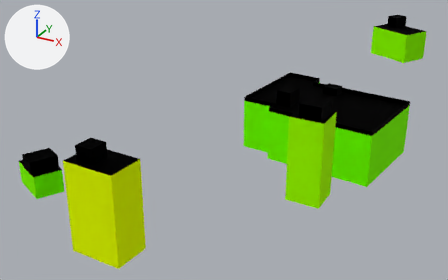
What one commit did to the glTF model web/public/assets/cities/tokyo/tiles/-1_4.bld.glb.
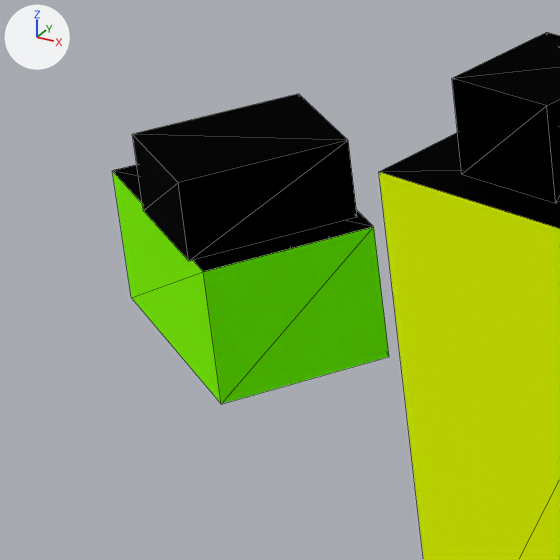
Old and new are each drawn whole from a 50 mm camera at (24.7, 981.6, 57.0) aimed at (-45.2, 1108.8, -6.6) and again close up on the part from 0% to 21% of the width and 47% to 80% of the height. The axes (+X, +Y, +Z) are drawn at upper left. The lights are the same throughout. The older version's two pictures come first. The close-ups show mesh edges as thin lines. Where no turn or scale is listed for an object, it has been applied to the vertices. Vertices at exactly the same position are counted once.

In view in the first close-up: '-1_4'.
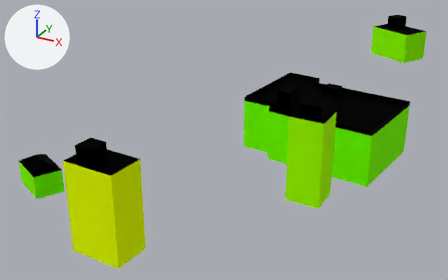
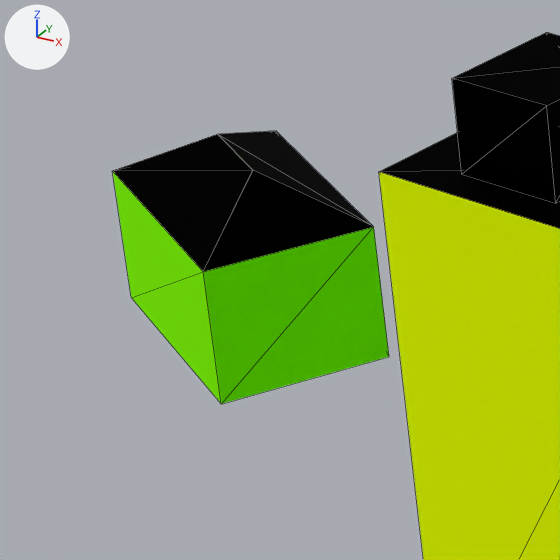
Boxes (x1, y1, x2, y2) around the edits, measured in the close-ups (560 x 560 px; the box of a moved part takes in the faces that stretch with it):
part 1 of me_1_4, deleted: before (113, 165, 374, 271)
part 2 of me_1_4, moved or reshaped: before (132, 94, 357, 261); after (113, 131, 374, 272)

Patch to the scene script:
```diff
--- a/web/public/assets/cities/tokyo/tiles/-1_4.bld.glb.py
+++ b/web/public/assets/cities/tokyo/tiles/-1_4.bld.glb.py
@@ me_1_4 @@
 # used by ob_1_4; location = (-33.15, 1122.46, 7.58)
-me_1_4.from_pydata(...)  # 124 vertices, 170 faces; spans x -32.0..32.0, y -76.0..76.0, z -10.0..10.0
+me_1_4.from_pydata(...)  # 116 vertices, 166 faces; spans x -32.0..32.0, y -76.0..76.0, z -10.0..10.0
+# me_1_4 part 1: the loose piece of 4 vertices spanning x -32.0..-21.0, y -67.0..-58.0, z -4.0 is deleted
+# me_1_4 part 2
+# 8 vertices are removed from x -28.0..-22.0, y -66.0..-60.0, z -4.0..-1.0
+# 10 faces are deleted
+# 4 vertices are added at (-25.0, -63.0, -2.0), (-28.0, -62.0, -2.0), (-25.0, -63.0, -2.0), (-28.0, -62.0, -2.0)
+# 8 new faces join them, mat_roof
 me_1_4.materials.append(mat_facade)
```
